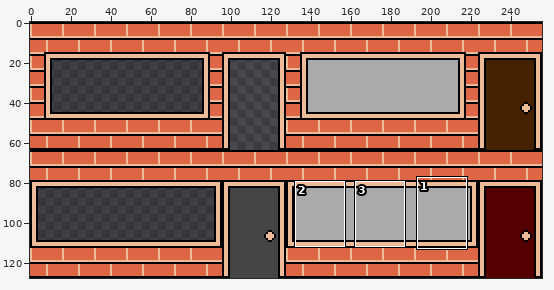
Sprite sheet: Assets/Sprites/Tiles/brick_building.png. The picture above shows the old version from afar; the outline marks the close-up.
Close-up. Old version:
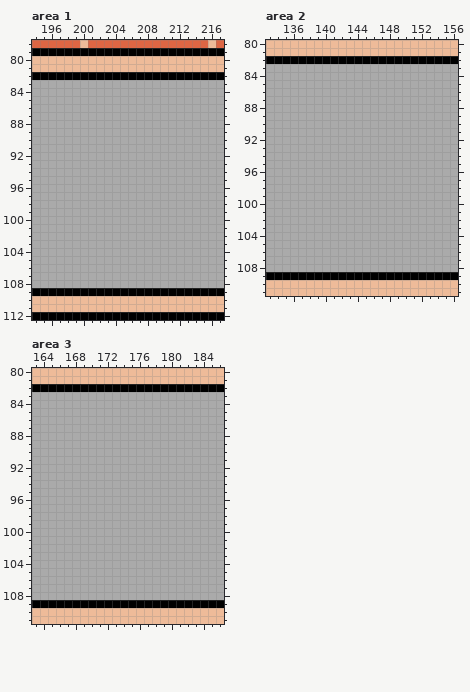
The file is 256x128 pixels. Shown: area 1: x 194..217, y 78..112; area 2: x 133..156, y 80..111; area 3: x 163..186, y 80..111. The commit also changed other parts of the picture, which this record leaves out.
The same view after the edit:
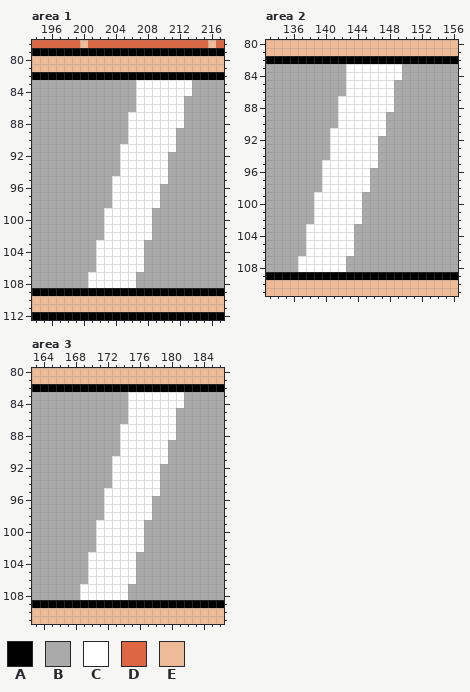
Palette (. is transparent): A #000000  B #aaaaaa  C #ffffff  D #dd6644  E #eebb99
Change:
Area 1:
Colour B gives way to colour C in rows 83 to 84 at x 207 to 213; in rows 85 to 86 at x 207 to 212; in rows 87 to 88 at x 206 to 212; in rows 89 to 90 at x 206 to 211; in row 91 at x 205 to 211; in rows 92 to 94 at x 205 to 210.
Colour B gives way to colour C in row 95 at x 204 to 210; in rows 96 to 98 at x 204 to 209; in rows 99 to 102 at x 203 to 208; in rows 103 to 106 at x 202 to 207; in rows 107 to 108 at x 201 to 206.
Area 2:
Colour B gives way to colour C in rows 83 to 84 at x 143 to 149; in rows 85 to 86 at x 143 to 148; in rows 87 to 88 at x 142 to 148; in rows 89 to 90 at x 142 to 147; in row 91 at x 141 to 147; in rows 92 to 94 at x 141 to 146.
Colour B gives way to colour C in row 95 at x 140 to 146; in rows 96 to 98 at x 140 to 145; in rows 99 to 102 at x 139 to 144; in rows 103 to 106 at x 138 to 143; in rows 107 to 108 at x 137 to 142.
Area 3:
Colour B gives way to colour C in rows 83 to 84 at x 175 to 181; in rows 85 to 86 at x 175 to 180; in rows 87 to 88 at x 174 to 180; in rows 89 to 90 at x 174 to 179; in row 91 at x 173 to 179; in rows 92 to 94 at x 173 to 178.
Colour B gives way to colour C in row 95 at x 172 to 178; in rows 96 to 98 at x 172 to 177; in rows 99 to 102 at x 171 to 176; in rows 103 to 106 at x 170 to 175; in rows 107 to 108 at x 169 to 174.
Pixel boxes of the changes (left, top, right, bottom) in both close-ups:
changed: (88, 80, 192, 288)
changed: (298, 64, 402, 272)
changed: (80, 392, 184, 600)
